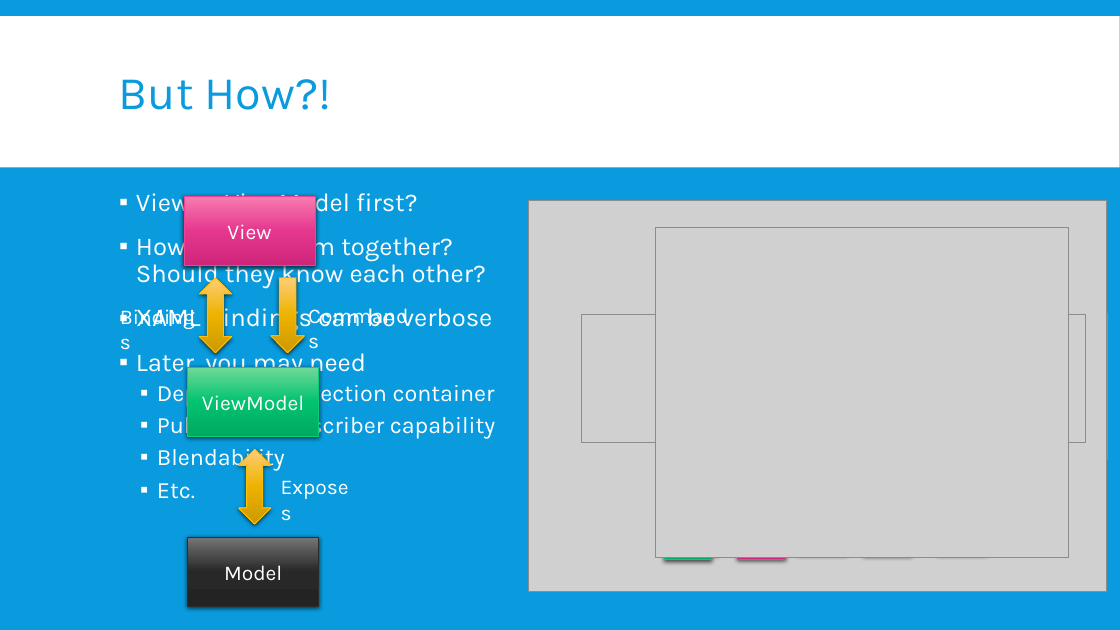
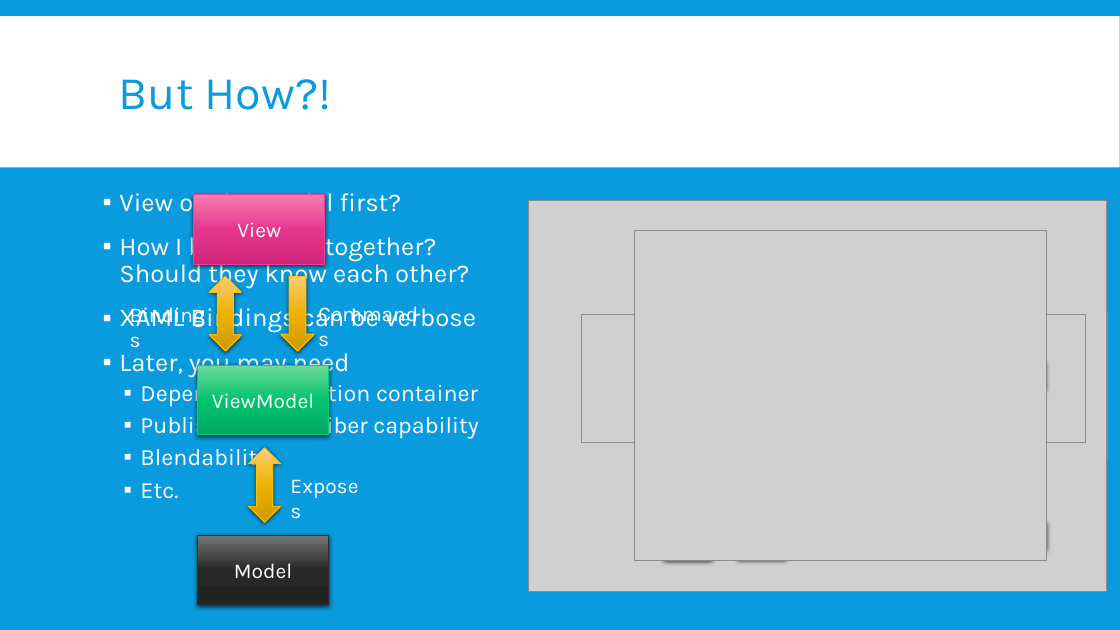
Before and after one commit to kimsk/NashDotNet, a slide deck: slide 6 of WinRT and Caliburn.Micro.pptx. Drawn at 1120x630 pixels with LibreOffice and Linux fonts; fonts in the diff are those of the drawing; grey boxes stand for pictures; background and template pictures are left out. Boxes give left, top, right and bottom in pixels: in the first picture for what was removed or moved away, otherwise in the second. Text is boxed around its words. In the diff, an @@ line names an element or a change of style, - is before the commit and + after.

```diff
--- a/WinRT and Caliburn.Micro.pptx
+++ b/WinRT and Caliburn.Micro.pptx
@@ text "View or ViewModel first?" moved from (x1=136, y1=188, x2=495, y2=499) to (x1=119, y1=188, x2=478, y2=499) @@
@@ picture moved from (x1=655, y1=227, x2=1068, y2=557) to (x1=634, y1=230, x2=1047, y2=560) @@
@@ 3 rectangles, 3 texts, 2 up down arrows, 1 down arrow moved together from (x1=184, y1=197, x2=418, y2=606) to (x1=190, y1=195, x2=429, y2=604) @@
```
Also in this commit, not shown: 6 other slides changed.
